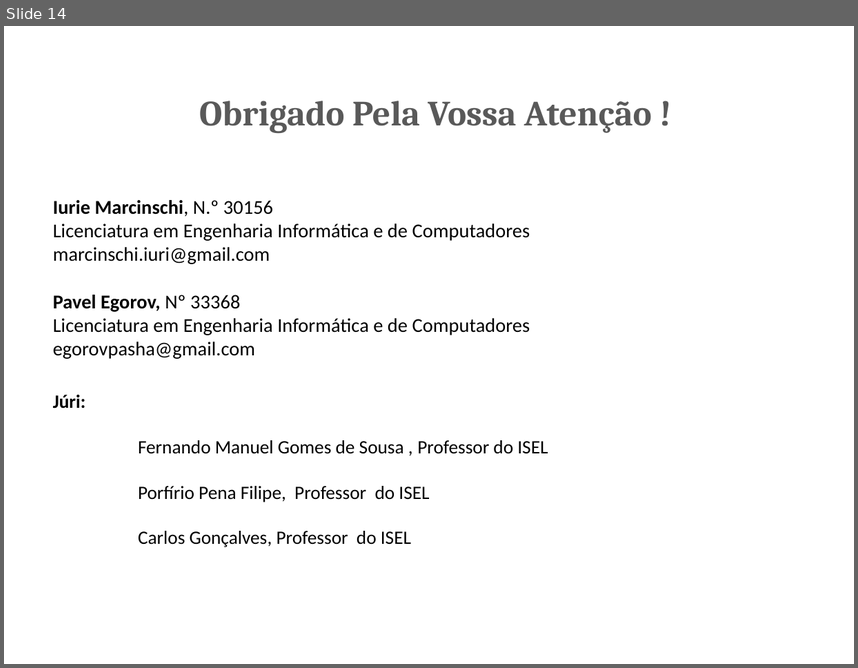
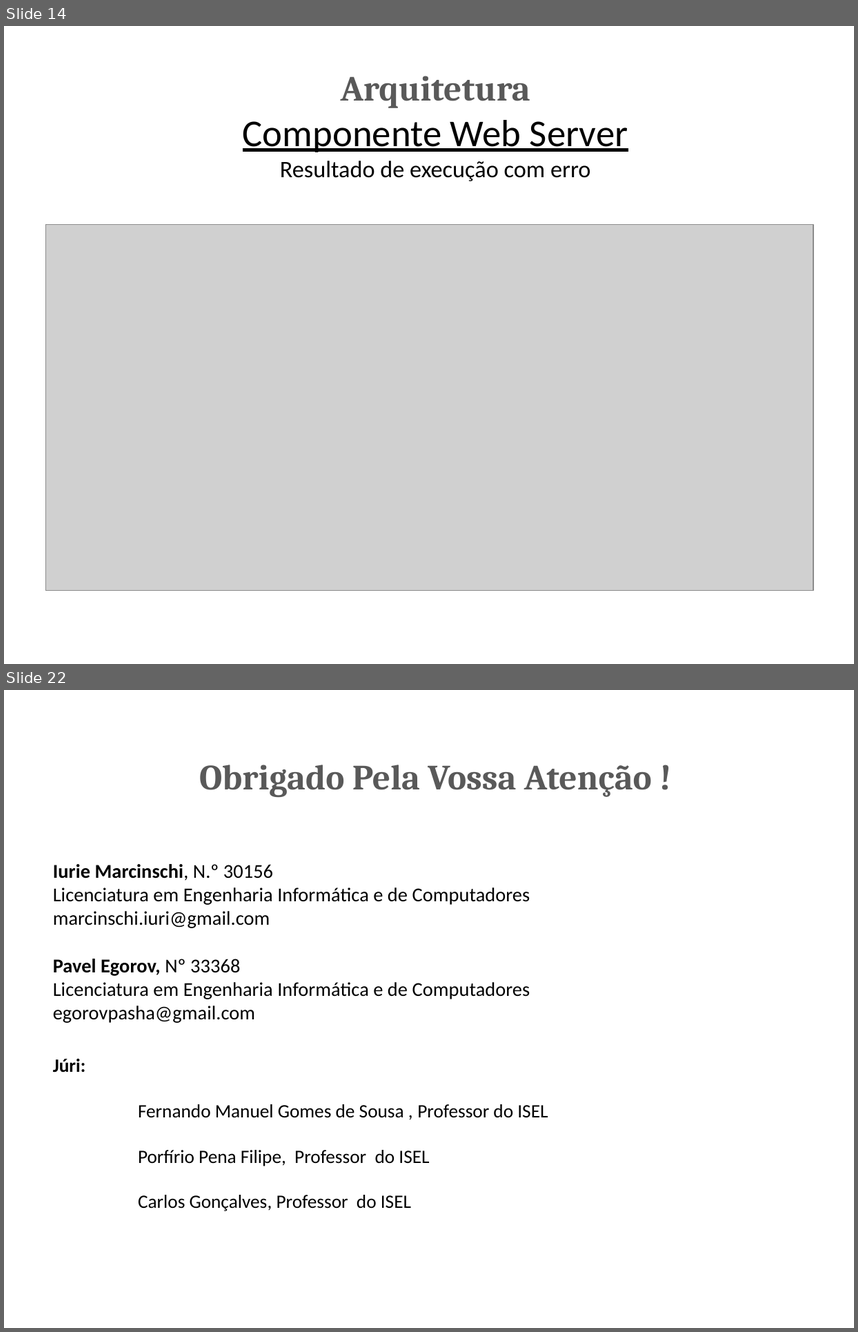
Before and after one commit to marcinschi-iuri/ciaasDocs, a slide deck: PCIS.pptx. Shown one above the other, each under a label of ours: slide 14 before the commit, slides 14 and 22 after it; the slides between them are not shown. The pictures are 858x668 and 858x1332 pixels, drawn with LibreOffice and Linux fonts; fonts in the diff are those of the drawing; grey boxes stand for pictures. Boxes give left, top, right and bottom in pixels: in the first picture for what was removed or moved away, otherwise in the second. Text is boxed around its words. In the diff, an @@ line names an element or a change of style, - is before the commit and + after.

```diff
--- a/PCIS.pptx
+++ b/PCIS.pptx
@@ slide 14 added at [4,26,854,664], background #FFFFFF @@
@@ text added at [243,76,628,181], 20 pt, text #000000 @@
+Arquitetura
+Componente Web Server
+Resultado de execução com erro
@@ picture added at [45,224,813,590] @@
@@ what was slide 14 is now slide 22 @@
```
Also in this commit, not shown: 13 slides changed, 7 other slides added, 2 other files.
